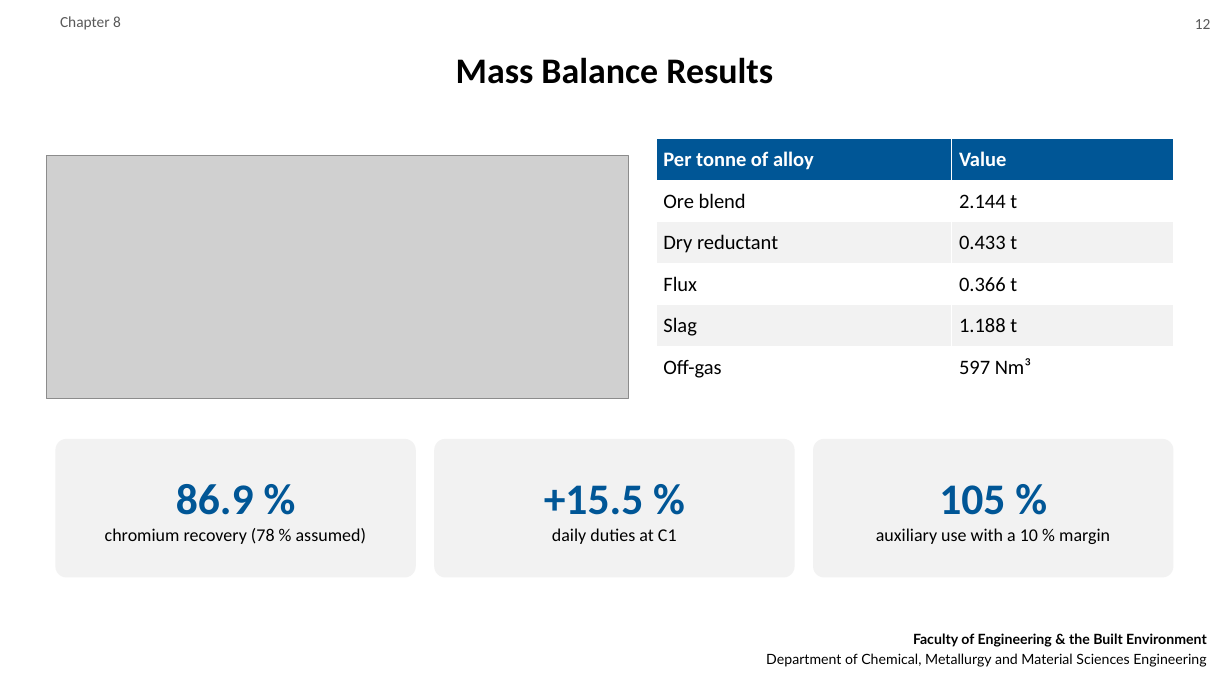
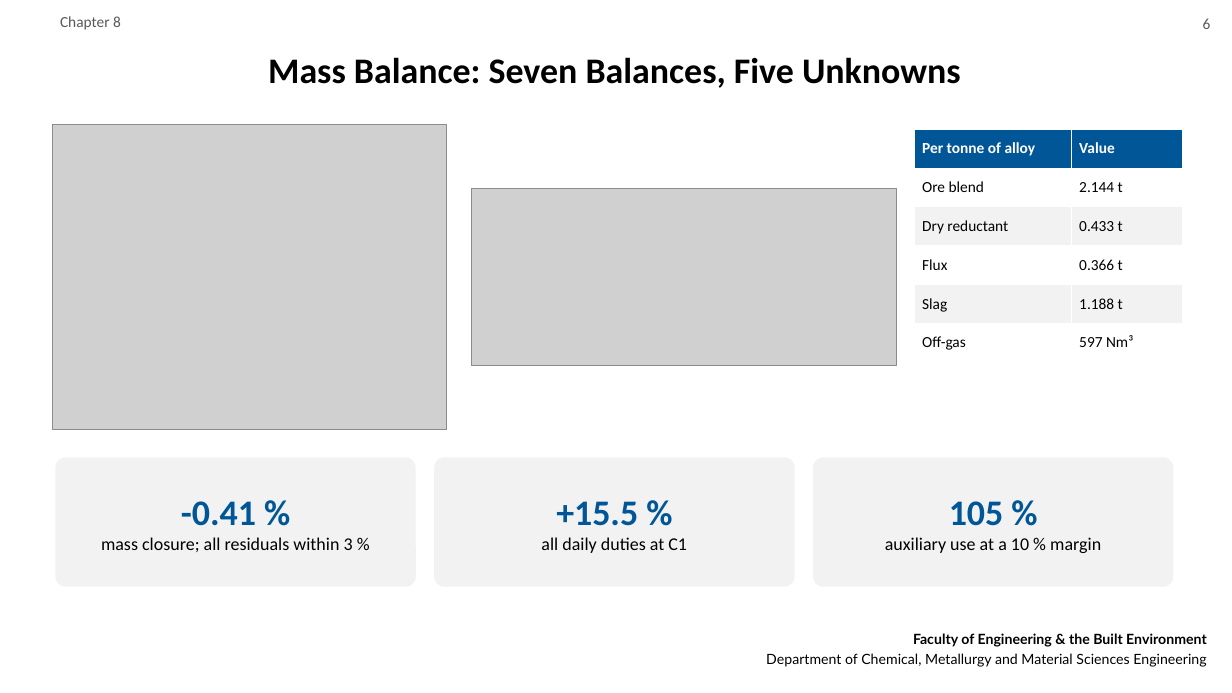
Before and after one commit to motsemmetebogo6-blip/START-UP, a slide deck: slide 6 of deliverables/MPG118S_Final_Presentation.pptx (slide 12 before the commit). Drawn at 1232x693 pixels with LibreOffice and Linux fonts; fonts in the diff are those of the drawing; grey boxes stand for pictures; background and template pictures are left out. Boxes give left, top, right and bottom in pixels: in the first picture for what was removed or moved away, otherwise in the second. Text is boxed around its words. In the diff, an @@ line names an element or a change of style, - is before the commit and + after.

```diff
--- a/deliverables/MPG118S_Final_Presentation.pptx
+++ b/deliverables/MPG118S_Final_Presentation.pptx
@@ text at [1203, 18, 1211, 29]: text changed @@
-12
+6
@@ title at [268, 57, 961, 88]: text changed @@
-Mass Balance Results
+Mass Balance: Seven Balances, Five Unknowns
@@ picture: place and size @@
-picture at [46, 155, 628, 398]
+picture at [52, 125, 446, 430]
@@ table at [915, 129, 1183, 362] @@
@@ size 16 to 12 pt @@
@@ table: place and size @@
-table at [656, 139, 1174, 388]
+table at [915, 129, 1183, 362]
@@ picture added at [471, 189, 897, 366] @@
@@ rounded rectangle removed at [55, 439, 416, 578] @@
-86.9 %
-chromium recovery (78 % assumed)
@@ rounded rectangle added at [55, 457, 416, 587], fill #F2F2F2, 14 pt, text #000000 @@
+-0.41 %
+mass closure; all residuals within 3 %
@@ rounded rectangle "+15.5 %": place and size @@
-rounded rectangle "+15.5 %" at [434, 439, 795, 578]
+rounded rectangle "+15.5 %" at [434, 457, 795, 587]
@@ rounded rectangle "105 %": place and size @@
-rounded rectangle "105 %" at [813, 439, 1174, 578]
+rounded rectangle "105 %" at [813, 457, 1174, 587]
@@ text in rounded rectangle at [556, 501, 638, 526]: size 34 to 28 pt in "+15.5 %" @@
@@ text in rounded rectangle at [949, 501, 1004, 526]: size 34 to 28 pt in "105 %" @@
@@ text in rounded rectangle at [541, 537, 687, 553]: text changed @@
-daily duties at C1
+all daily duties at C1
@@ text in rounded rectangle at [885, 537, 1101, 553]: text changed @@
-auxiliary use with a 10 % margin
+auxiliary use at a 10 % margin
```
Also in this commit, not shown: 16 other slides changed, 4 slides added, 30 slides removed, 3 other files.
